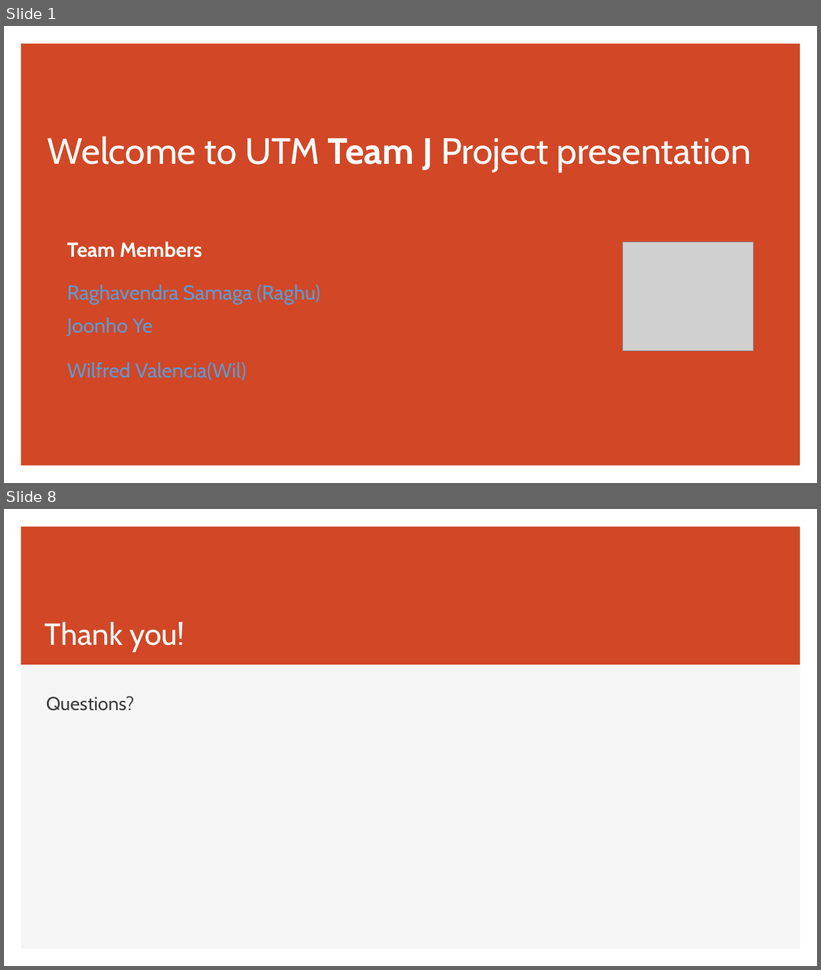
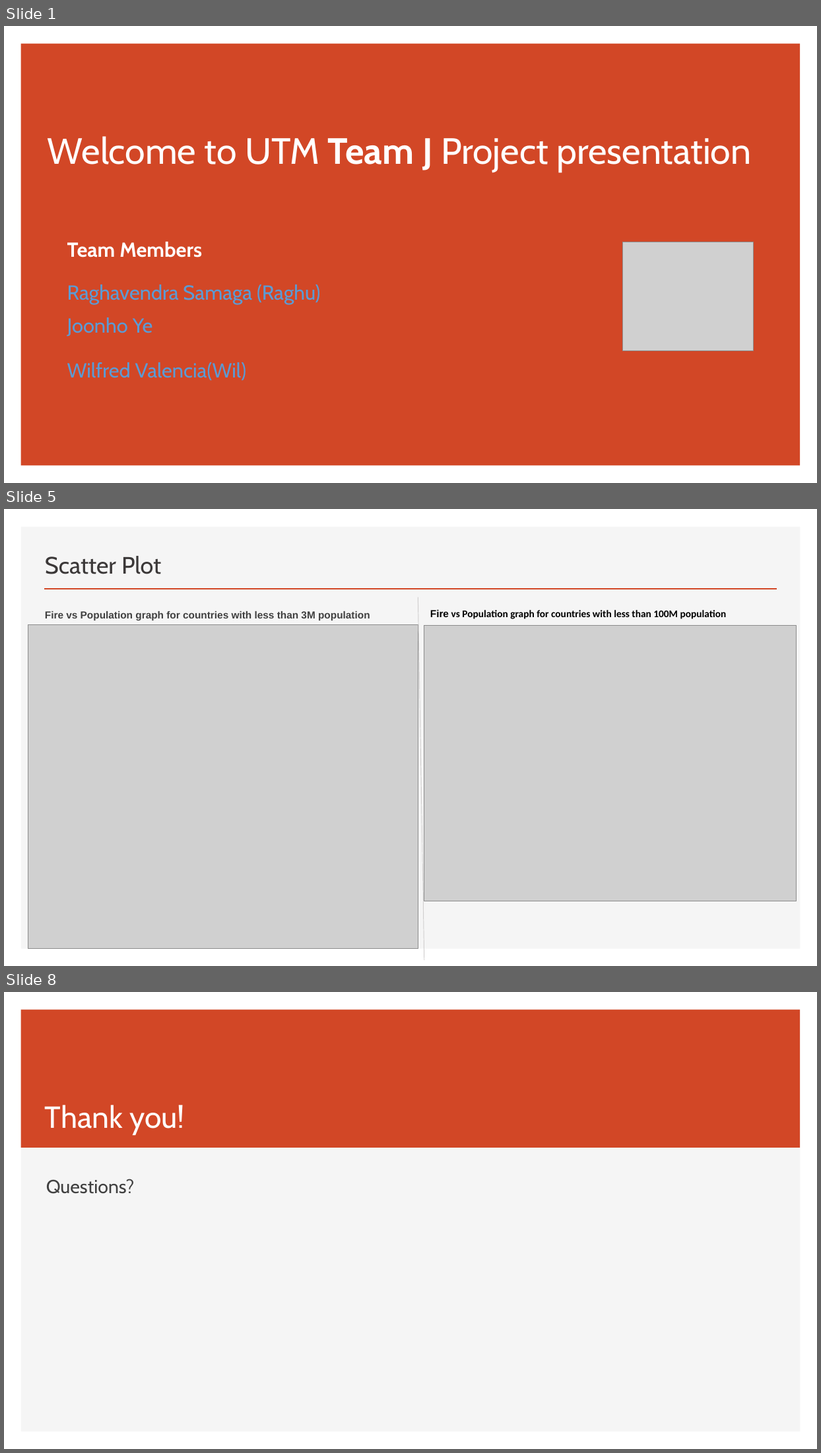
Before and after one commit to rsbtoronto/UofTTeamJTermProject, a slide deck: Welcome to Team J Project.pptx. Shown one above the other, each under a label of ours: slides 1 and 8 before the commit, slides 1, 5 and 8 after it; the slides between them are not shown. The pictures are 821x970 and 821x1453 pixels, drawn with LibreOffice and Linux fonts; fonts in the diff are those of the drawing; grey boxes stand for pictures. Boxes give left, top, right and bottom in pixels: in the first picture for what was removed or moved away, otherwise in the second. Text is boxed around its words. In the diff, an @@ line names an element or a change of style, - is before the commit and + after.

```diff
--- a/Welcome to Team J Project.pptx
+++ b/Welcome to Team J Project.pptx
@@ slide 5 added at box(4, 509, 817, 966), background #FFFFFF; not listed: 1 template element that a slide beside it also shows @@
@@ title added at box(45, 556, 161, 574), 28 pt, text #3B3838 @@
+Scatter Plot
@@ line added from (44, 589) to (777, 589), #D24726 2 pt @@
@@ line added from (418, 597) to (424, 960), #D0CECE 0.75 pt @@
@@ picture added at box(28, 625, 418, 949) @@
@@ text added at box(45, 611, 370, 621), 12 pt, text #404040, bold @@
+Fire vs Population graph for countries with less than 3M population
@@ picture added at box(424, 626, 797, 902) @@
@@ text added at box(430, 610, 727, 619), 12 pt, text #000000, bold @@
+Fire vs Population graph for countries with less than 100M population
```
Also in this commit, not shown: 2 slides changed, 3 other slides added, 4 slides removed, 5 other files.
